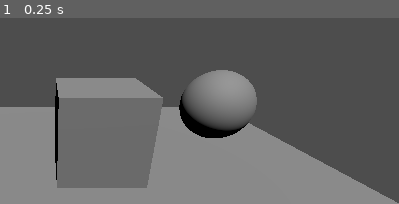
Above: before the commit, frame 1.
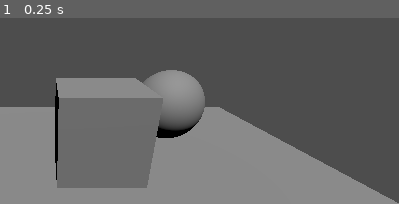
Above: after the commit, the same moment.

Repository: timrekelj/godot_input_manager
Game: Godot game, scene res://node_3d.tscn
Same seed, same stepped clock (60 frames per second), same inputs: the game is played once before the commit and once after it.
Inputs:
- Up to frame 1 (0.25 s): no input
The pictures show only the part of the screen within x 44-94%, y 0-50%; the shares and areas given below are measured in that part.

The runs differ from the first frame. In frame 1, 7.5% of the frame differs, in the area x 35-65%, y 27-65%.

Commit message:
finished protoype

Diff:
--- a/InputManager.gd
+++ b/InputManager.gd
@@ -3,7 +3,10 @@
 @export var camera: Camera3D
 var mouse_position: Vector2
 
-signal raycast_sent(raycast_data)
+var current_interactable
+
+signal raycast_enter(raycast_data)
+signal raycast_leave()
 signal left_click_pressed(raycast_data)
 signal right_click_pressed(raycast_data)
 
@@ -12,17 +15,33 @@
 	if camera == null:
 		camera = get_viewport().get_camera_3d()
 		print("Camera:", camera)
-	pass # Replace with function body.
 
 func _process(_delta):
 	# get mouse position
 	mouse_position = get_viewport().get_mouse_position()
-	get_raycast_data()
-	raycast_sent.emit(get_raycast_data())
+	var raycast = get_raycast_data()
 
+	# leave interactable
+	if (
+		(len(raycast) == 0 or raycast.collider not in get_tree().get_nodes_in_group("Interactables")) and
+		current_interactable != null
+	):
+		raycast_leave.emit()
+		print("raycast left")
+		current_interactable = null
+		return
 
-func _physics_process(_delta):
-	pass
+	# enter or swithc interactable
+	if (
+		len(raycast) > 0 and
+		raycast.collider in get_tree().get_nodes_in_group("Interactables") and
+		(current_interactable == null or # enter interactable
+		(current_interactable != raycast.collider and current_interactable != null)) # switch interactable
+	):
+		current_interactable = raycast.collider
+		raycast_enter.emit(raycast)
+		print("raycast entered interactable")
+		return
 
 func _input(event):
 	if event.is_pressed() and event.button_index == MOUSE_BUTTON_RIGHT:
@@ -31,11 +50,10 @@
 	if event.is_pressed() and event.button_index == MOUSE_BUTTON_LEFT:
 		print("left mouse button clicked")
 		left_click_pressed.emit(get_raycast_data())
-	pass
+
 
 func get_raycast_data():
 	var space_state = camera.get_world_3d().direct_space_state
-
 	var origin = camera.project_ray_origin(mouse_position)
 	var end = origin + camera.project_ray_normal(mouse_position) * 1000
 	var query = PhysicsRayQueryParameters3D.create(origin, end)
--- a/Label.gd
+++ b/Label.gd
@@ -1,10 +1,6 @@
 extends Label
 
 var mouse_position: Vector2
-
-# Called when the node enters the scene tree for the first time.
-func _ready():
-	pass # Replace with function body.
 
 # Called every frame. 'delta' is the elapsed time since the previous frame.
 func _process(_delta):
@@ -12,11 +8,9 @@
 	position = mouse_position
 	position.y += 15
 
-func _on_input_manager_raycast_sent(raycast_data):
-	# if raycast is not colliding or if the collider does not have the right attributes
-	if (len(raycast_data) == 0 or "on_right_click" not in raycast_data.collider):
-		visible = false
-		return
-
+func _on_input_manager_raycast_enter(raycast_data):
 	visible = true
 	text = raycast_data.collider.on_right_click + "\n" + raycast_data.collider.on_left_click
+
+func _on_input_manager_raycast_leave():
+	visible = false
--- a/ball.gd
+++ b/ball.gd
@@ -1,7 +1,7 @@
 extends StaticBody3D
 
-@export var on_right_click = "right click action"
-@export var on_left_click = "left click action"
+@export var on_right_click = "right click action ball"
+@export var on_left_click = "left click action ball"
 
 func _on_input_manager_right_click_pressed(raycast_data):
 	if (len(raycast_data) > 0 and raycast_data.collider == self):
--- /dev/null
+++ b/box.gd
@@ -0,0 +1,4 @@
+extends StaticBody3D
+
+@export var on_right_click = "right click action cube"
+@export var on_left_click = "left click action cube"
--- /dev/null
+++ b/capsule.gd
@@ -0,0 +1,4 @@
+extends StaticBody3D
+
+@export var on_right_click = "right click action capsule"
+@export var on_left_click = "left click action capsule"
--- a/node_3d.tscn
+++ b/node_3d.tscn
@@ -1,8 +1,10 @@
-[gd_scene load_steps=14 format=3 uid="uid://dsstwvwlnhjoi"]
+[gd_scene load_steps=16 format=3 uid="uid://dsstwvwlnhjoi"]
 
+[ext_resource type="Script" path="res://box.gd" id="1_s2qv6"]
 [ext_resource type="Script" path="res://addons/phantom_camera/scripts/phantom_camera/phantom_camera_3D.gd" id="1_x8i2g"]
 [ext_resource type="Script" path="res://ball.gd" id="1_xfdr6"]
 [ext_resource type="Script" path="res://addons/phantom_camera/scripts/phantom_camera_host/phantom_camera_host.gd" id="2_bdfv3"]
+[ext_resource type="Script" path="res://capsule.gd" id="2_w8vhs"]
 [ext_resource type="PackedScene" uid="uid://doc0fni6efhef" path="res://input_manager.tscn" id="3_k4okl"]
 [ext_resource type="Script" path="res://Label.gd" id="5_nyf56"]
 
@@ -26,8 +28,9 @@
 
 [node name="Node3D" type="Node3D"]
 
-[node name="box" type="StaticBody3D" parent="."]
+[node name="box" type="StaticBody3D" parent="." groups=["Interactables"]]
 transform = Transform3D(1, 0, 0, 0, 1, 0, 0, 0, 1, 0.61639, 0.784558, 0)
+script = ExtResource("1_s2qv6")
 
 [node name="MeshInstance3D" type="MeshInstance3D" parent="box"]
 mesh = SubResource("BoxMesh_pbjl1")
@@ -35,8 +38,8 @@
 [node name="CollisionShape3D" type="CollisionShape3D" parent="box"]
 shape = SubResource("BoxShape3D_0olhu")
 
-[node name="ball" type="StaticBody3D" parent="."]
-transform = Transform3D(1, 0, 0, 0, 1, 0, 0, 0, 1, 2.54599, 0.784558, -1.05018)
+[node name="ball" type="StaticBody3D" parent="." groups=["Interactables"]]
+transform = Transform3D(1, 0, 0, 0, 1, 0, 0, 0, 1, 1.81537, 0.784558, -1.05018)
 script = ExtResource("1_xfdr6")
 
 [node name="MeshInstance3D" type="MeshInstance3D" parent="ball"]
@@ -45,8 +48,9 @@
 [node name="CollisionShape3D" type="CollisionShape3D" parent="ball"]
 shape = SubResource("SphereShape3D_lpdu6")
 
-[node name="capsule" type="StaticBody3D" parent="."]
+[node name="capsule" type="StaticBody3D" parent="." groups=["Interactables"]]
 transform = Transform3D(1, 0, 0, 0, 1, 0, 0, 0, 1, -2.40978, 0.784558, -5.31718)
+script = ExtResource("2_w8vhs")
 
 [node name="MeshInstance3D" type="MeshInstance3D" parent="capsule"]
 mesh = SubResource("CapsuleMesh_0x28k")
@@ -93,5 +97,6 @@
 script = ExtResource("5_nyf56")
 
 [connection signal="left_click_pressed" from="InputManager" to="ball" method="_on_input_manager_left_click_pressed"]
-[connection signal="raycast_sent" from="InputManager" to="Label" method="_on_input_manager_raycast_sent"]
+[connection signal="raycast_enter" from="InputManager" to="Label" method="_on_input_manager_raycast_enter"]
+[connection signal="raycast_leave" from="InputManager" to="Label" method="_on_input_manager_raycast_leave"]
 [connection signal="right_click_pressed" from="InputManager" to="ball" method="_on_input_manager_right_click_pressed"]
--- a/project.godot
+++ b/project.godot
@@ -15,6 +15,10 @@
 config/features=PackedStringArray("4.2", "Forward Plus")
 config/icon="res://icon.svg"
 
+[autoload]
+
+InputManager="*res://input_manager.tscn"
+
 [dotnet]
 
 project/assembly_name="InputManager"
Not shown, changed: addons/phantom_camera/examples/textures/2D/PhantomCamera2DSprite.png.import
Not shown, changed: addons/phantom_camera/examples/textures/2D/inventory_container.png.import
Not shown, changed: addons/phantom_camera/examples/textures/2D/level_spritesheet.png.import
Not shown, changed: addons/phantom_camera/examples/textures/2D/sign_prompt.png.import
